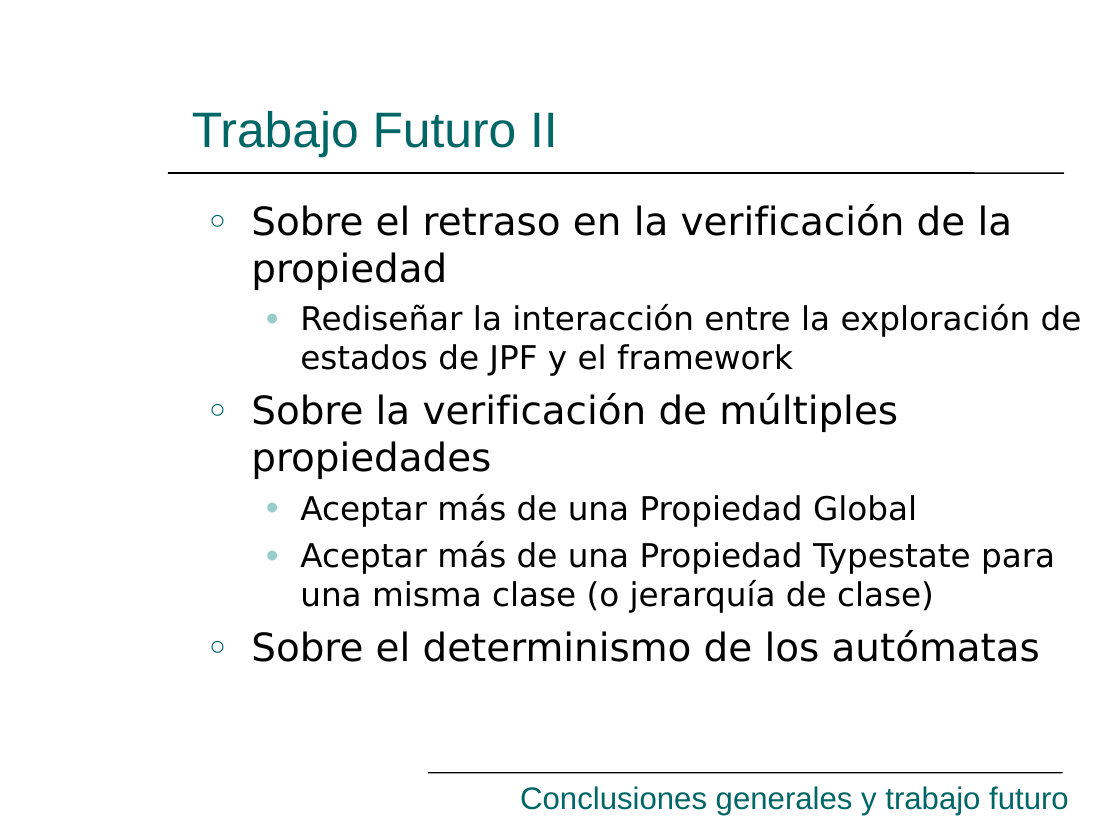
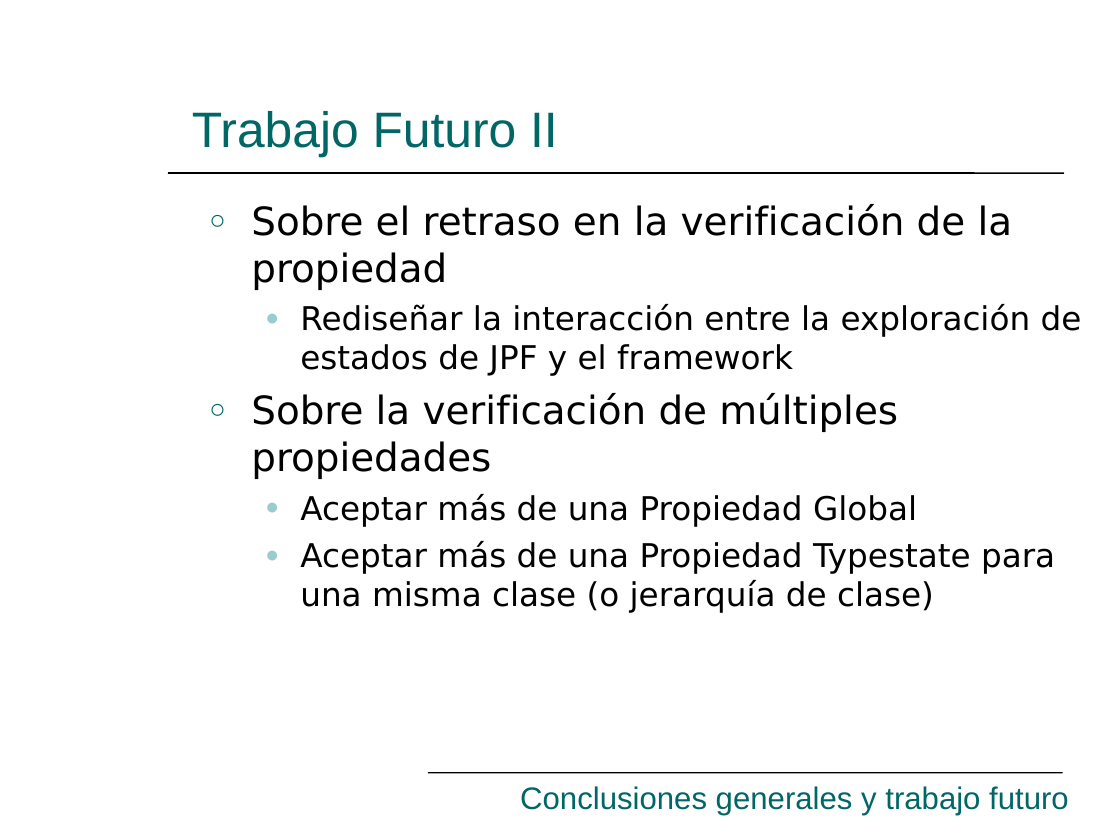
Before and after one commit to hugomelendez/tesis-jpf-2006, a slide deck: slide 32 of tesis-doc/Presentación.ppt (slide 34 before the commit). Drawn at 1120x840 pixels with LibreOffice and Linux fonts; fonts in the diff are those of the drawing. Boxes give left, top, right and bottom in pixels: in the first picture for what was removed or moved away, otherwise in the second. Text is boxed around its words. In the diff, an @@ line names an element or a change of style, - is before the commit and + after.

```diff
--- a/tesis-doc/Presentación.ppt
+++ b/tesis-doc/Presentación.ppt
@@ text at [251,630,1040,662]: paragraph removed @@
-○ Sobre el determinismo de los autómatas
```
Also in this commit, not shown: 8 other slides changed, 2 slides added, 2 slides removed.
